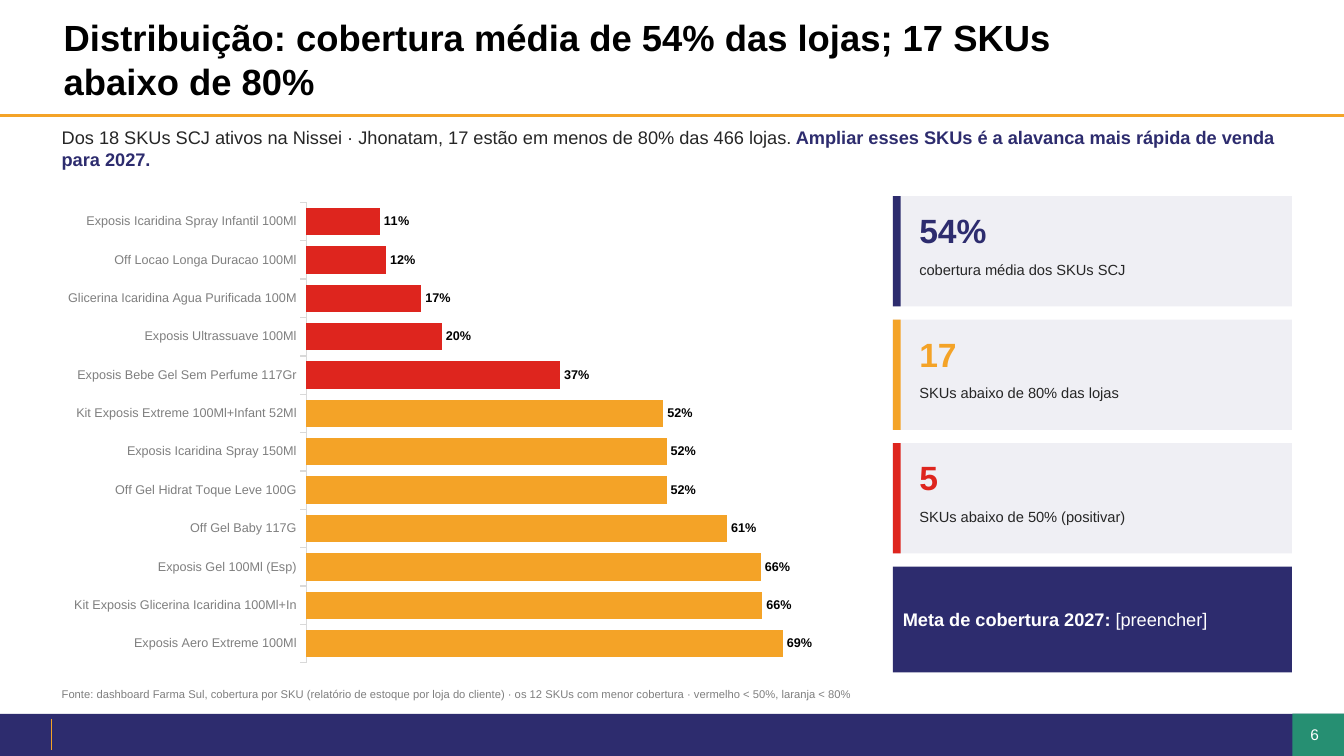
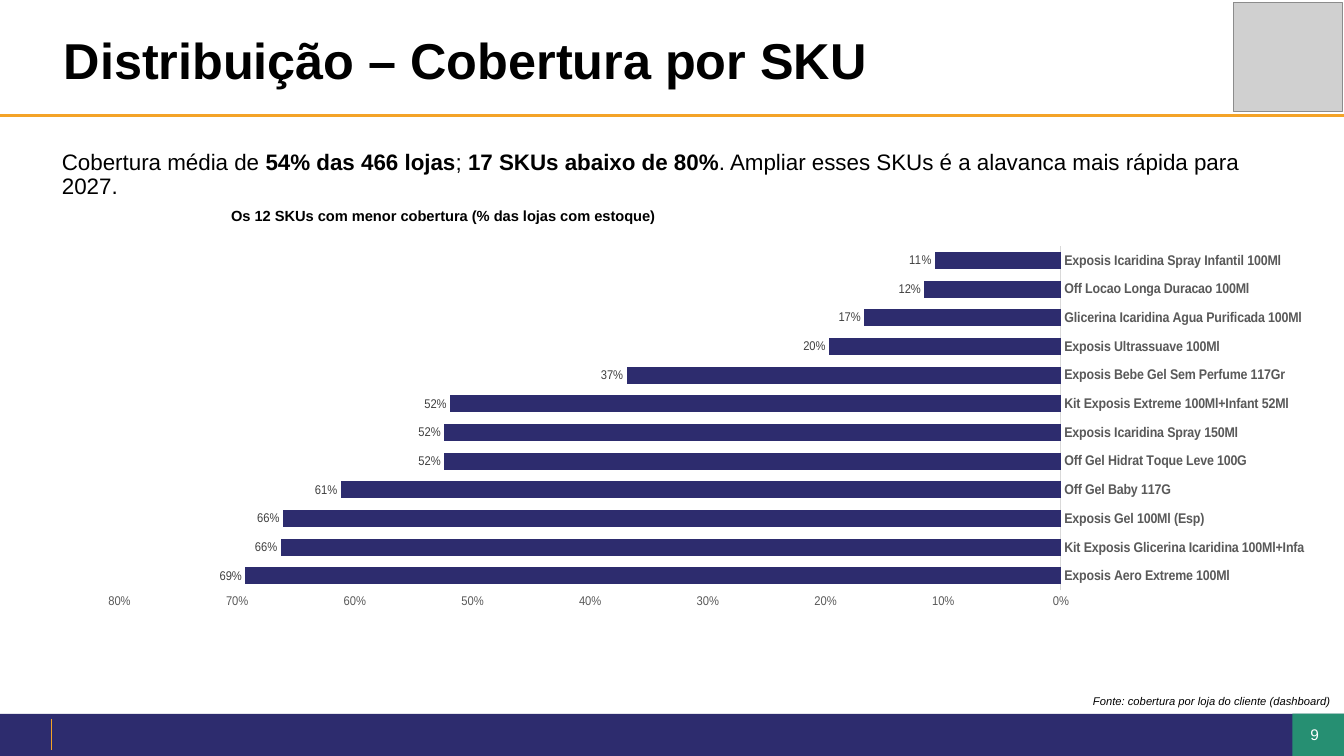
Before and after one commit to giovanoanjos27-del/Dashboard-Farma-sul, a slide deck: slide 9 of jbp/JBP2027_Nissei_Jhonatam.pptx (slide 6 before the commit). Drawn at 1344x756 pixels with LibreOffice and Linux fonts; fonts in the diff are those of the drawing; grey boxes stand for pictures; background and template pictures are left out. Boxes give left, top, right and bottom in pixels: in the first picture for what was removed or moved away, otherwise in the second. Text is boxed around its words. In the diff, an @@ line names an element or a change of style, - is before the commit and + after.

```diff
--- a/jbp/JBP2027_Nissei_Jhonatam.pptx
+++ b/jbp/JBP2027_Nissei_Jhonatam.pptx
@@ rectangle added at (1177,11,1324,104), fill #FFFFFF @@
@@ picture added at (1234,3,1343,112) @@
@@ title at (64,42,866,89): text changed; size 26 to 36 pt @@
-Distribuição: cobertura média de 54% das lojas; 17 SKUs abaixo de 80%
+Distribuição – Cobertura por SKU
@@ text at (62,153,1239,195): text changed; size 13 to 16 pt; text colour #262626 to #000000 @@
-Dos 18 SKUs SCJ ativos na Nissei · Jhonatam, 17 estão em menos de 80% das 466 lojas. Ampliar esses SKUs é a alavanca mais rápida de venda para 2027.
+Cobertura média de 54% das 466 lojas; 17 SKUs abaixo de 80%. Ampliar esses SKUs é a alavanca mais rápida para 2027.
@@ rectangle removed at (893,197,1293,307) @@
@@ rectangle removed at (893,197,901,307) @@
@@ bar chart at (30,232,1311,676) @@
-categories: Exposis Icaridina Spray Infantil 100Ml, Off Locao Longa Duracao 100Ml, Glicerina Icaridina Agua Purificada 100M, Exposis Ultrassuave 100Ml, Exposis Bebe Gel Sem Perfume 117Gr, Kit Exposis Extreme 100Ml+Infant 52Ml, Exposis Icaridina Spray 150Ml, Off Gel Hidrat Toque Leve 100G, Off Gel Baby 117G, Exposis Gel 100Ml (Esp), Kit Exposis Glicerina Icaridina 100Ml+In, Exposis Aero Extreme 100Ml
+categories: Exposis Icaridina Spray Infantil 100Ml, Off Locao Longa Duracao 100Ml, Glicerina Icaridina Agua Purificada 100Ml, Exposis Ultrassuave 100Ml, Exposis Bebe Gel Sem Perfume 117Gr, Kit Exposis Extreme 100Ml+Infant 52Ml, Exposis Icaridina Spray 150Ml, Off Gel Hidrat Toque Leve 100G, Off Gel Baby 117G, Exposis Gel 100Ml (Esp), Kit Exposis Glicerina Icaridina 100Ml+Infa, Exposis Aero Extreme 100Ml
@@ colour of Series 1 #0B76A0 to #2D2C6E @@
@@ data labels of Series 1 changed @@
@@ colours of single points changed @@
@@ category axis changed @@
@@ value axis changed @@
@@ bar spacing changed @@
@@ plot area changed @@
@@ bar chart: place and size @@
-bar chart at (51,193,873,673)
+bar chart at (30,232,1311,676)
@@ text added at (231,210,655,224), 10.5 pt, text #000000, bold @@
+Os 12 SKUs com menor cobertura (% das lojas com estoque)
@@ text removed at (919,219,986,244) @@
-54%
@@ text removed at (919,264,1126,275) @@
-cobertura média dos SKUs SCJ
@@ rectangle removed at (893,320,1293,430) @@
@@ rectangle removed at (893,320,901,430) @@
@@ text removed at (919,344,956,367) @@
-17
@@ text removed at (919,387,1119,401) @@
-SKUs abaixo de 80% das lojas
@@ rectangle removed at (893,444,1293,554) @@
@@ rectangle removed at (893,444,901,554) @@
@@ text removed at (919,467,938,491) @@
-5
@@ text removed at (919,511,1125,525) @@
-SKUs abaixo de 50% (positivar)
@@ rectangle removed at (893,567,1293,673) @@
-Meta de cobertura 2027: [preencher]
@@ text removed at (62,690,850,700) @@
-Fonte: dashboard Farma Sul, cobertura por SKU (relatório de estoque por loja do cliente) · os 12 SKUs com menor cobertura · vermelho < 50%, laranja < 80%
@@ text added at (1093,697,1331,708), 8 pt, text #000000, italic @@
+Fonte: cobertura por loja do cliente (dashboard)
@@ page number at (1293,715,1337,755): text changed @@
-6
+9
@@ page number at (1310,729,1319,740): text changed @@
-6
+9
```
Also in this commit, not shown: 4 other slides changed, 11 slides added, 9 slides removed, 7 other files.
